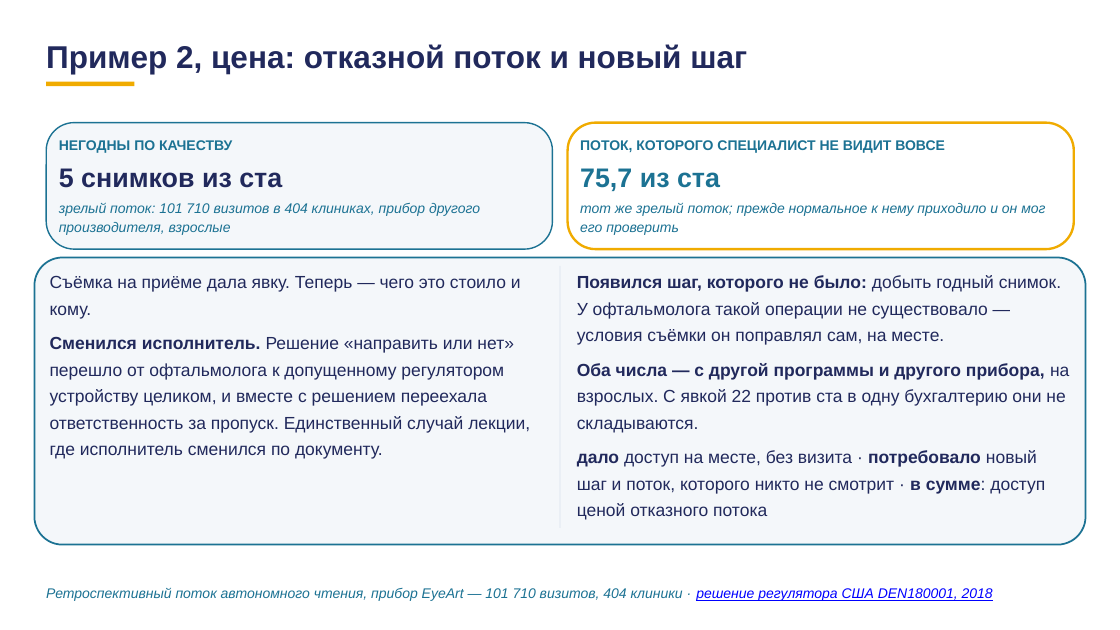
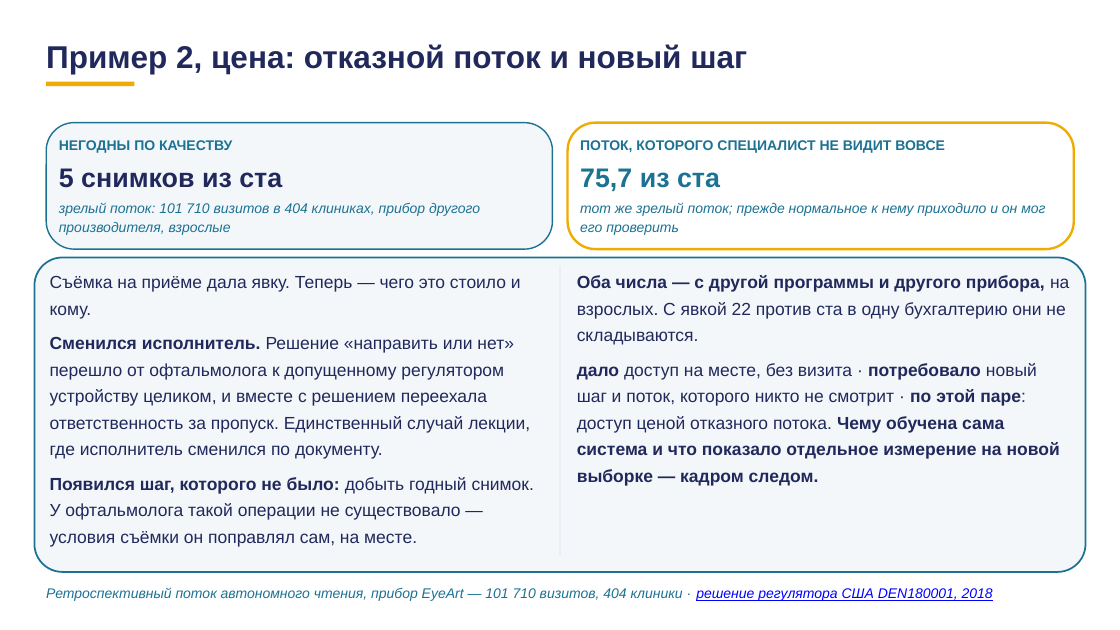
Before and after one commit to tellina-study/AI-usage-lessons, a slide deck: slide 24 of library/lectures/lec-07/rework/deck/lec-07-karkas.pptx (slide 14 before the commit). Drawn at 1120x630 pixels with LibreOffice and Linux fonts; fonts in the diff are those of the drawing. Boxes give left, top, right and bottom in pixels: in the first picture for what was removed or moved away, otherwise in the second. Text is boxed around its words. In the diff, an @@ line names an element or a change of style, - is before the commit and + after.

```diff
--- a/library/lectures/lec-07/rework/deck/lec-07-karkas.pptx
+++ b/library/lectures/lec-07/rework/deck/lec-07-karkas.pptx
@@ rounded rectangle: place and size @@
-rounded rectangle at box(34, 258, 1086, 545)
+rounded rectangle at box(34, 258, 1086, 572)
@@ rounded rectangle at box(34, 258, 1086, 572): proportions changed @@
@@ rectangle: place and size @@
-rectangle at box(560, 266, 560, 528)
+rectangle at box(560, 266, 560, 555)
@@ text at box(577, 275, 1061, 345): paragraph removed @@
-Появился шаг, которого не было: добыть годный снимок. У офтальмолога такой операции не существовало — условия съёмки он поправлял сам, на месте.
@@ text at box(577, 275, 1069, 345): less space between paragraphs @@
@@ text at box(577, 363, 1060, 486): text changed; bold on @@
-дало доступ на месте, без визита · потребовало новый шаг и поток, которого никто не смотрит · в сумме: доступ ценой отказного потока
+дало доступ на месте, без визита · потребовало новый шаг и поток, которого никто не смотрит · по этой паре: доступ ценой отказного потока. Чему обучена сама система и что показало отдельное измерение на новой выборке — кадром следом.
@@ text at box(50, 477, 534, 547): paragraph added @@
+Появился шаг, которого не было: добыть годный снимок. У офтальмолога такой операции не существовало — условия съёмки он поправлял сам, на месте.
```
Also in this commit, not shown: 4 other slides changed, 11 slides added, 8 other files.
